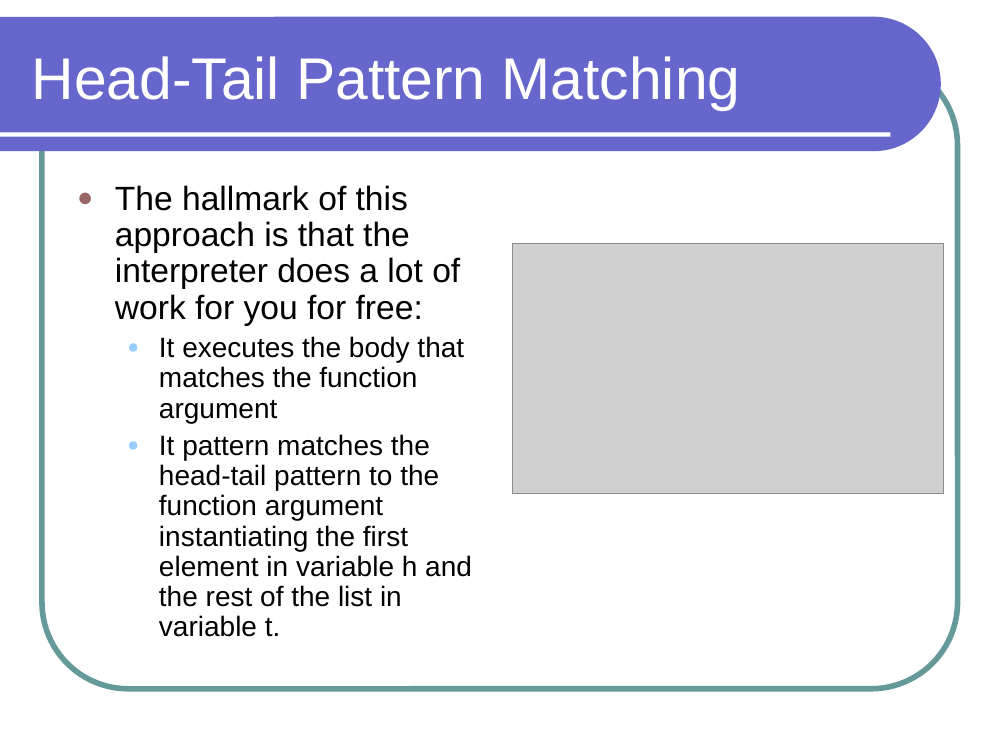
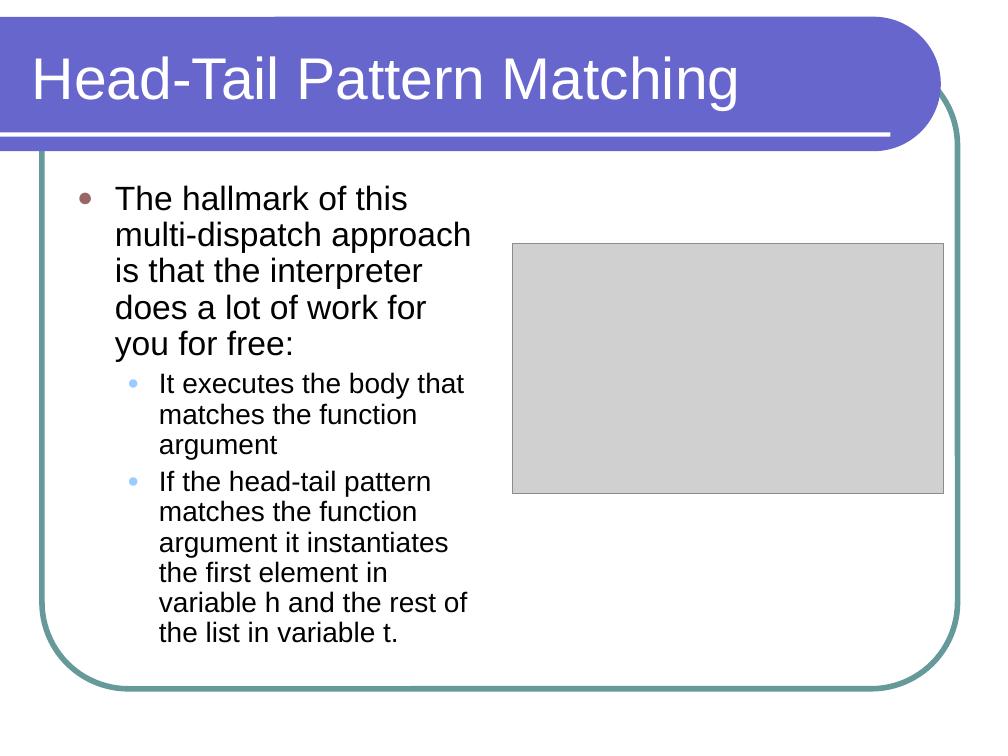
Before and after one commit to lutzhamel/CSC301, a slide deck: slide 16 of notes/csc301-ln013.ppt (slide 14 before the commit). Drawn at 1008x756 pixels with LibreOffice and Linux fonts; fonts in the diff are those of the drawing; grey boxes stand for pictures. Boxes give left, top, right and bottom in pixels: in the first picture for what was removed or moved away, otherwise in the second. Text is boxed around its words. In the diff, an @@ line names an element or a change of style, - is before the commit and + after.

```diff
--- a/notes/csc301-ln013.ppt
+++ b/notes/csc301-ln013.ppt
@@ text at <box>115,185,471,362</box>: text changed @@
-● The hallmark of this approach is that the interpreter does a lot of work for you for free:
+● The hallmark of this multi-dispatch approach is that the interpreter does a lot of work for you for free:
@@ text at <box>159,470,467,643</box>: text changed @@
-  ● It pattern matches the head-tail pattern to the function argument instantiating the first element in variable h and the rest of the list in variable t.
+  ● If the head-tail pattern matches the function argument it instantiates the first element in variable h and the rest of the list in variable t.
```
Also in this commit, not shown: 7 other slides changed, 7 slides added, 4 other files.
